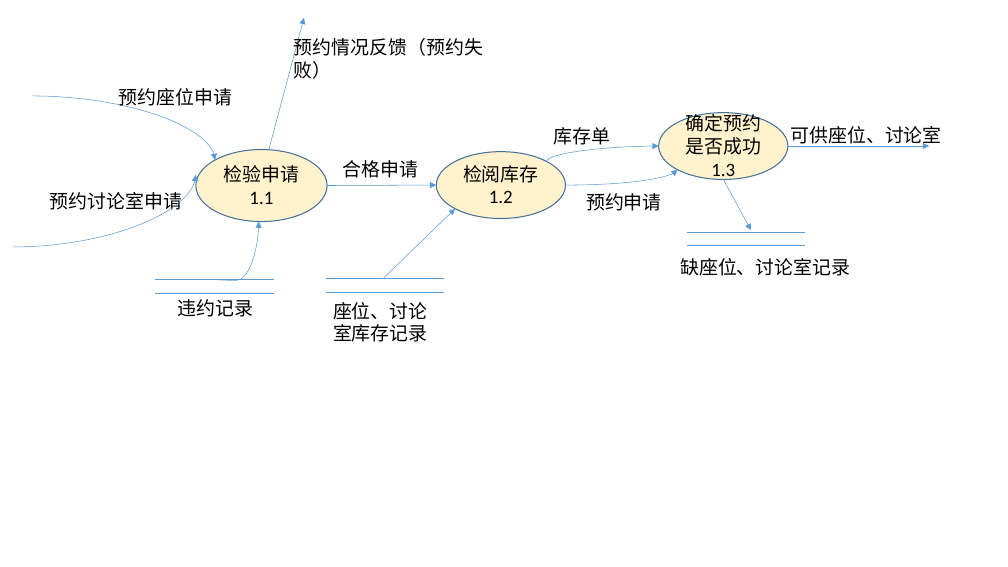
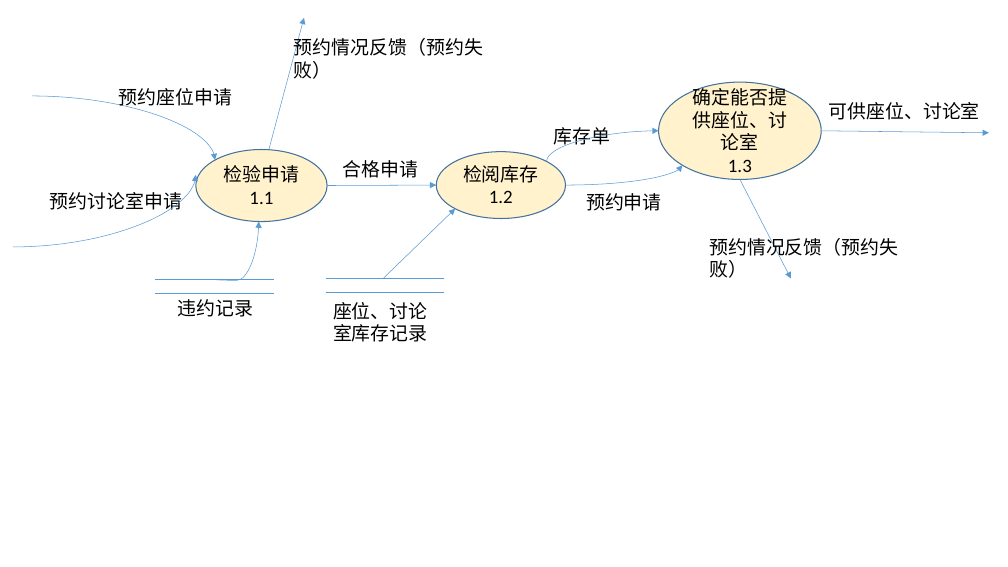
Before and after one commit to huangqiuyu/Database_BUAA, a slide deck: slide 15 of ours/E-R图初稿.pptx. Drawn at 1008x567 pixels with LibreOffice and Linux fonts; fonts in the diff are those of the drawing. Boxes give left, top, right and bottom in pixels: in the first picture for what was removed or moved away, otherwise in the second. Text is boxed around its words. In the diff, an @@ line names an element or a change of style, - is before the commit and + after.

```diff
--- a/ours/E-R图初稿.pptx
+++ b/ours/E-R图初稿.pptx
@@ ellipse "确定能否提供座位、讨论室" resized from (x1=659, y1=113, x2=788, y2=179) to (x1=659, y1=82, x2=821, y2=180) @@
@@ text in ellipse at (x1=693, y1=84, x2=787, y2=172): text changed @@
-确定预约是否成功1.3
+确定能否提供座位、讨论室
+1.3
@@ text "可供座位、讨论室" moved from (x1=791, y1=126, x2=942, y2=147) to (x1=829, y1=102, x2=980, y2=120) @@
@@ curved arrow moved from (547, 162) - (659, 146) to (547, 162) - (659, 131) @@
@@ arrow moved from (788, 146) - (929, 146) to (821, 131) - (989, 133) @@
@@ curved arrow moved from (566, 185) - (678, 169) to (566, 185) - (683, 166) @@
@@ arrow moved from (724, 179) - (751, 230) to (740, 179) - (791, 278) @@
@@ line removed from (687, 232) to (805, 232) @@
@@ text added at (x1=709, y1=234, x2=898, y2=259), 18 pt, text #000000 @@
+预约情况反馈（预约失败）
@@ text removed at (x1=680, y1=258, x2=850, y2=276) @@
-缺座位、讨论室记录
@@ line removed from (687, 246) to (805, 246) @@
```
Also in this commit, not shown: 2 other slides changed, 1 slide added, 1 slide removed, 1 other file.
